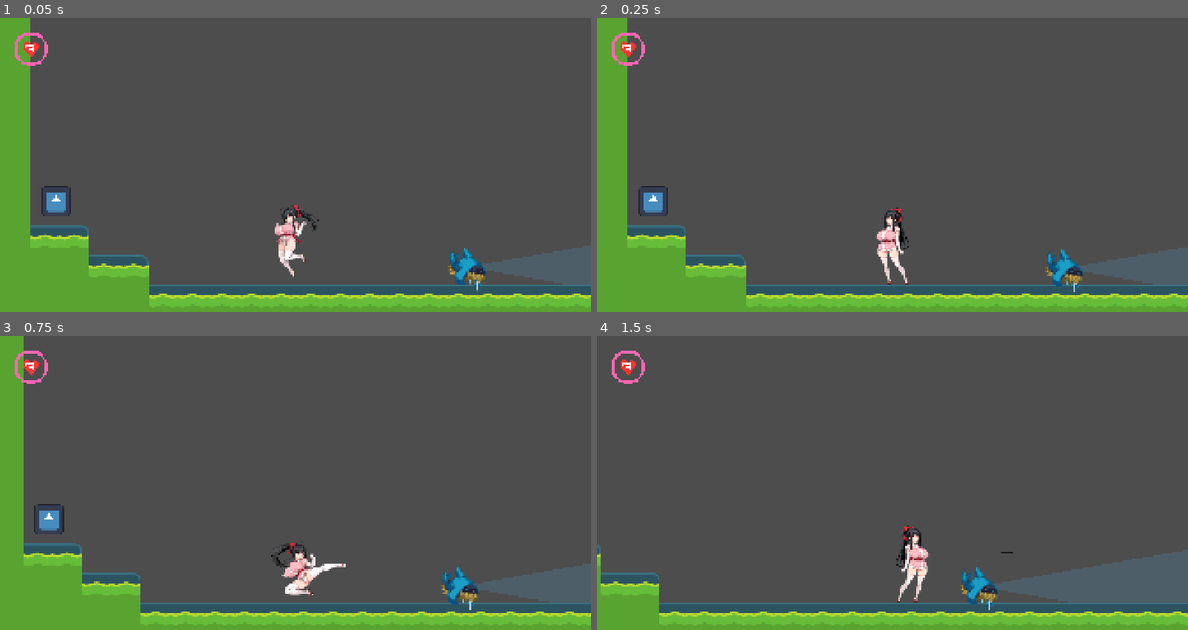
Above: before the commit, frames 1-4 (two rows, left to right).
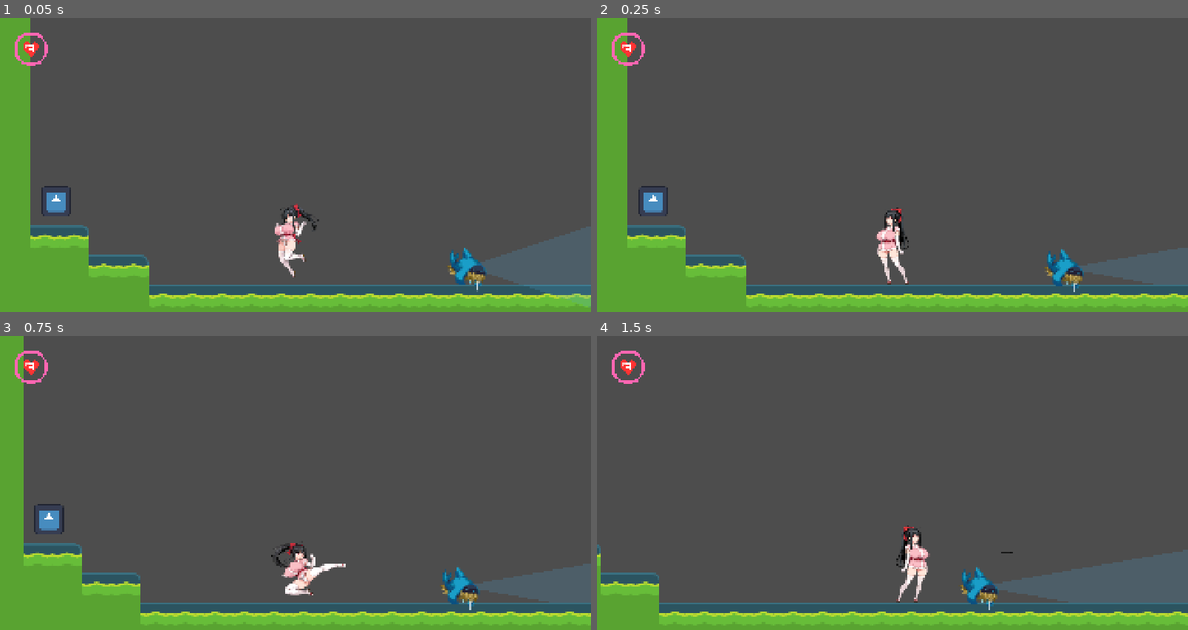
Above: after the commit, the same moments.

Repository: tea-X09A/Suzuran
Game: Godot game, scene res://scenes/levels/level0.tscn
Two runs of this game, one before a commit and one after it. Both use one fixed random seed, a clock stepped at 60 frames per second and the inputs below. The engine's default icon, where the game draws it, is replaced by a stand-in: a white triangle on a blue panel in a dark square.
Inputs:
- Up to frame 1 (0.05 s): no input
- Up to frame 2 (0.25 s): no input
- Up to frame 3 (0.75 s): hold D (right) from 0.53 s (still down); tap F (fight) at 0.6 s
- Up to frame 4 (1.5 s): keep holding D (right); tap Space (jump) at 0.77, 1.07 s; tap C (shooting) at 0.8, 1.35 s

The runs differ from the first frame. In frame 1, 1.1% of the frame differs, in the area x 79-100%, y 70-99%; in frame 2, nothing differs; in frame 3, nothing differs; in frame 4, nothing differs.

Commit message:
Refactor player, capture state, and enemy code for better maintainability
- Remove redundant methods and simplify collision box management in Player
- Use DownState's finish_down() method instead of direct state manipulation in CaptureState
- Split large methods and eliminate hardcoded values in BaseEnemy
- Fix type incompatibility error in enemy state name retrieval

🤖 Generated with [Claude Code](https://claude.com/claude-code)

Co-Authored-By: Claude <noreply@anthropic.com>

Diff:
--- a/scripts/enemies/base_enemy.gd
+++ b/scripts/enemies/base_enemy.gd
@@ -49,6 +49,8 @@
 var patrol_center: Vector2
 # 現在の目標位置
 var target_position: Vector2
+# スプライトの初期スケール（反転処理用）
+var initial_sprite_scale_x: float = 0.0
 # 現在の状態（"patrol", "waiting", "chasing"）
 var current_state: String = "waiting"
 # 待機タイマー
@@ -85,6 +87,9 @@
 	GRAVITY = ProjectSettings.get_setting("physics/2d/default_gravity")
 	# 初期位置をパトロールの中心として記録
 	patrol_center = global_position
+	# スプライトの初期スケールを保存
+	if sprite:
+		initial_sprite_scale_x = abs(sprite.scale.x)
 
 	# 視界更新のタイミングをずらす（各敵のインスタンスIDを基にオフセットを設定）
 	vision_update_counter = get_instance_id() % vision_update_interval
@@ -273,9 +278,9 @@
 		return
 
 	var direction: float = sign(velocity.x)
-	# Sprite2Dの反転（元のscaleは3なので、3または-3にする）
-	if sprite:
-		sprite.scale.x = 3.0 * direction
+	# Sprite2Dの反転（初期スケールを保持して反転）
+	if sprite and initial_sprite_scale_x > 0.0:
+		sprite.scale.x = initial_sprite_scale_x * direction
 	# DetectionArea, Hitbox, Hurtboxの反転
 	for node in [detection_area, hitbox, hurtbox]:
 		if node:
@@ -350,7 +355,7 @@
 	# 敵からプレイヤーへの方向を計算
 	var direction_to_player: Vector2 = (body.global_position - global_position).normalized()
 
-	# プレイヤーの敵ヒット処理を呼び出す
+	# プレイヤーの敵ヒット処理を呼び出す（シールドによるknockback判定）
 	var should_knockback: bool = false
 	if body.has_method("handle_enemy_hit"):
 		should_knockback = body.handle_enemy_hit(direction_to_player)
@@ -360,29 +365,17 @@
 		return true
 
 	# シールドが0の場合、CAPTURE状態へ遷移
-	# プレイヤーの速度を完全に停止（水平・垂直ともに0にして動作の反動を残さない）
+	_transition_to_capture(body)
+	return true
+
+## プレイヤーをCAPTURE状態に遷移させる
+func _transition_to_capture(body: Node2D) -> void:
+	# プレイヤーの速度を完全に停止
 	if body is CharacterBody2D:
 		body.velocity = Vector2.ZERO
 
-	# プレイヤーの現在の状態を確認
-	var player_state_name: String = ""
-	if body.has_method("get_animation_tree"):
-		var anim_tree: AnimationTree = body.get_animation_tree()
-		if anim_tree:
-			var state_machine: AnimationNodeStateMachinePlayback = anim_tree.get("parameters/playback")
-			if state_machine:
-				player_state_name = state_machine.get_current_node()
-
-	# プレイヤーがDOWNまたはKNOCKBACK状態の場合、接触時の位置で判定
-	var capture_animation: String
-	if player_state_name in ["DOWN", "KNOCKBACK"]:
-		# 着地している場合はdownアニメーション、空中の場合はidleアニメーション
-		if body.is_on_floor():
-			capture_animation = get_capture_animation_down()
-		else:
-			capture_animation = get_capture_animation_normal()
-	else:
-		capture_animation = get_capture_animation_normal()
+	# 使用するキャプチャアニメーションを選択
+	var capture_animation: String = _select_capture_animation(body)
 
 	# プレイヤーに使用するアニメーションを設定
 	body.capture_animation_name = capture_animation
@@ -392,7 +385,32 @@
 		body.update_animation_state("CAPTURE")
 
 	print("敵がプレイヤーをキャプチャ: アニメーション=", capture_animation)
-	return true
+
+## キャプチャアニメーションを選択
+func _select_capture_animation(body: Node2D) -> String:
+	# プレイヤーの現在の状態を確認
+	var player_state_name: String = _get_player_state_name(body)
+
+	# プレイヤーがDOWNまたはKNOCKBACK状態の場合、接触時の位置で判定
+	if player_state_name in ["DOWN", "KNOCKBACK"]:
+		# 着地している場合はdownアニメーション、空中の場合はidleアニメーション
+		return get_capture_animation_down() if body.is_on_floor() else get_capture_animation_normal()
+	else:
+		return get_capture_animation_normal()
+
+## プレイヤーの現在の状態名を取得
+func _get_player_state_name(body: Node2D) -> String:
+	if not body.has_method("get_animation_tree"):
+		return ""
+
+	var anim_tree: AnimationTree = body.get_animation_tree()
+	if not anim_tree:
+		return ""
+
+	var state_machine: AnimationNodeStateMachinePlayback = anim_tree.get("parameters/playback")
+	if state_machine:
+		return str(state_machine.get_current_node())
+	return ""
 
 ## キャプチャアニメーション（通常時）を取得（継承先でオーバーライド必須）
 func get_capture_animation_normal() -> String:
--- a/scripts/player/player.gd
+++ b/scripts/player/player.gd
@@ -153,8 +153,9 @@
 
 ## 物理演算ステップごとの更新処理（移動・物理系）
 func _physics_process(delta: float) -> void:
-	# squat状態キャンセルフラグの管理
-	_update_squat_cancel_flag()
+	# squat状態キャンセルフラグの管理（squatボタンが離されたらフラグをクリア）
+	if squat_was_cancelled and not Input.is_action_pressed("squat"):
+		squat_was_cancelled = false
 
 	# ダウン状態の復帰無敵時間を常に更新（全ステートで有効）
 	var down_state: DownState = state_instances.get("DOWN") as DownState
@@ -170,12 +171,6 @@
 
 	# Godot物理エンジンによる移動実行
 	move_and_slide()
-
-## squat状態キャンセルフラグの更新
-func _update_squat_cancel_flag() -> void:
-	# squatボタンが離されたらフラグをクリア
-	if squat_was_cancelled and not Input.is_action_pressed("squat"):
-		squat_was_cancelled = false
 
 ## アニメーション状態更新
 func update_animation_state(state_name: String) -> void:
@@ -209,17 +204,38 @@
 	# 右向き（flip_h=true）の場合はX位置を反転、左向き（flip_h=false）の場合は元の位置
 	var flip_multiplier: float = -1.0 if is_facing_right else 1.0
 
-	idle_hurtbox_collision.position.x = original_box_positions["idle"] * flip_multiplier
-	squat_hurtbox_collision.position.x = original_box_positions["squat"] * flip_multiplier
-	jump_hurtbox_collision.position.x = original_box_positions["jump"] * flip_multiplier
-	run_hurtbox_collision.position.x = original_box_positions["run"] * flip_multiplier
-	fighting_hurtbox_collision.position.x = original_box_positions["fighting_hurt"] * flip_multiplier
-	shooting_hurtbox_collision.position.x = original_box_positions["shooting"] * flip_multiplier
-	knockback_hurtbox_collision.position.x = original_box_positions["knockback"] * flip_multiplier
-	down_hurtbox_collision.position.x = original_box_positions["down"] * flip_multiplier
-	fall_hurtbox_collision.position.x = original_box_positions["fall"] * flip_multiplier
-	walk_hurtbox_collision.position.x = original_box_positions["walk"] * flip_multiplier
-	fighting_hitbox_collision.position.x = original_box_positions["fighting_hit"] * flip_multiplier
+	# 全てのコリジョンボックスの位置を一括更新
+	var collision_boxes: Array[Dictionary] = [
+		{"collision": idle_hurtbox_collision, "key": "idle"},
+		{"collision": squat_hurtbox_collision, "key": "squat"},
+		{"collision": jump_hurtbox_collision, "key": "jump"},
+		{"collision": run_hurtbox_collision, "key": "run"},
+		{"collision": fighting_hurtbox_collision, "key": "fighting_hurt"},
+		{"collision": shooting_hurtbox_collision, "key": "shooting"},
+		{"collision": knockback_hurtbox_collision, "key": "knockback"},
+		{"collision": down_hurtbox_collision, "key": "down"},
+		{"collision": fall_hurtbox_collision, "key": "fall"},
+		{"collision": walk_hurtbox_collision, "key": "walk"},
+		{"collision": fighting_hitbox_collision, "key": "fighting_hit"}
+	]
+
+	for box in collision_boxes:
+		box.collision.position.x = original_box_positions[box.key] * flip_multiplier
+
+## 全てのCollision boxを有効化/無効化
+func set_all_collision_boxes_enabled(enabled: bool) -> void:
+	# 全てのhurtboxとhitboxを一括で有効化/無効化
+	idle_hurtbox_collision.disabled = not enabled
+	squat_hurtbox_collision.disabled = not enabled
+	jump_hurtbox_collision.disabled = not enabled
+	run_hurtbox_collision.disabled = not enabled
+	fighting_hurtbox_collision.disabled = not enabled
+	shooting_hurtbox_collision.disabled = not enabled
+	knockback_hurtbox_collision.disabled = not enabled
+	down_hurtbox_collision.disabled = not enabled
+	fall_hurtbox_collision.disabled = not enabled
+	walk_hurtbox_collision.disabled = not enabled
+	fighting_hitbox_collision.disabled = not enabled
 
 # ======================== プロパティアクセサ ========================
 
--- a/scripts/player/states/capture_state.gd
+++ b/scripts/player/states/capture_state.gd
@@ -13,11 +13,8 @@
 	# down_stateをクリア（knockback/down判定を解除）
 	var down_state: DownState = player.state_instances.get("DOWN") as DownState
 	if down_state:
-		down_state.is_down = false
-		down_state.is_in_down_state = false
-		down_state.knockback_timer = 0.0
-		down_state.down_timer = 0.0
-		down_state.effect_type = ""
+		# DownStateの状態をリセット（無敵付与なし）
+		down_state.finish_down(false)
 
 	# プレイヤーを地面に着地させる
 	_land_on_ground()
@@ -30,7 +27,7 @@
 	# 全てのenemyの移動をキャンセルし、その場で立ち止まらせる
 	_stop_all_enemies()
 	# 全てのhitboxとhurtboxを無効化
-	_disable_all_collision_boxes()
+	player.set_all_collision_boxes_enabled(false)
 
 ## CAPTURE状態終了時のクリーンアップ
 func cleanup_state() -> void:
@@ -40,7 +37,7 @@
 	# 全てのenemyを表示し、通常のパトロールを再開させる
 	_resume_all_enemies()
 	# 全てのhitboxとhurtboxを再度有効化
-	_enable_all_collision_boxes()
+	player.set_all_collision_boxes_enabled(true)
 
 # ======================== 物理更新処理 ========================
 
@@ -162,36 +159,6 @@
 		# 視覚効果を設定
 		player.invincibility_effect.set_invincible(CAPTURE_RECOVERY_INVINCIBILITY_DURATION)
 
-# ======================== Collision Box制御処理 ========================
-
-## 全てのhitboxとhurtboxを無効化
-func _disable_all_collision_boxes() -> void:
-	player.idle_hurtbox_collision.disabled = true
-	player.squat_hurtbox_collision.disabled = true
-	player.jump_hurtbox_collision.disabled = true
-	player.run_hurtbox_collision.disabled = true
-	player.fighting_hurtbox_collision.disabled = true
-	player.shooting_hurtbox_collision.disabled = true
-	player.knockback_hurtbox_collision.disabled = true
-	player.down_hurtbox_collision.disabled = true
-	player.fall_hurtbox_collision.disabled = true
-	player.walk_hurtbox_collision.disabled = true
-	player.fighting_hitbox_collision.disabled = true
-
-## 全てのhitboxとhurtboxを再度有効化
-func _enable_all_collision_boxes() -> void:
-	player.idle_hurtbox_collision.disabled = false
-	player.squat_hurtbox_collision.disabled = false
-	player.jump_hurtbox_collision.disabled = false
-	player.run_hurtbox_collision.disabled = false
-	player.fighting_hurtbox_collision.disabled = false
-	player.shooting_hurtbox_collision.disabled = false
-	player.knockback_hurtbox_collision.disabled = false
-	player.down_hurtbox_collision.disabled = false
-	player.fall_hurtbox_collision.disabled = false
-	player.walk_hurtbox_collision.disabled = false
-	player.fighting_hitbox_collision.disabled = false
-
 # ======================== HP減少処理 ========================
 
 ## CAPTURE状態時のHP減少処理
